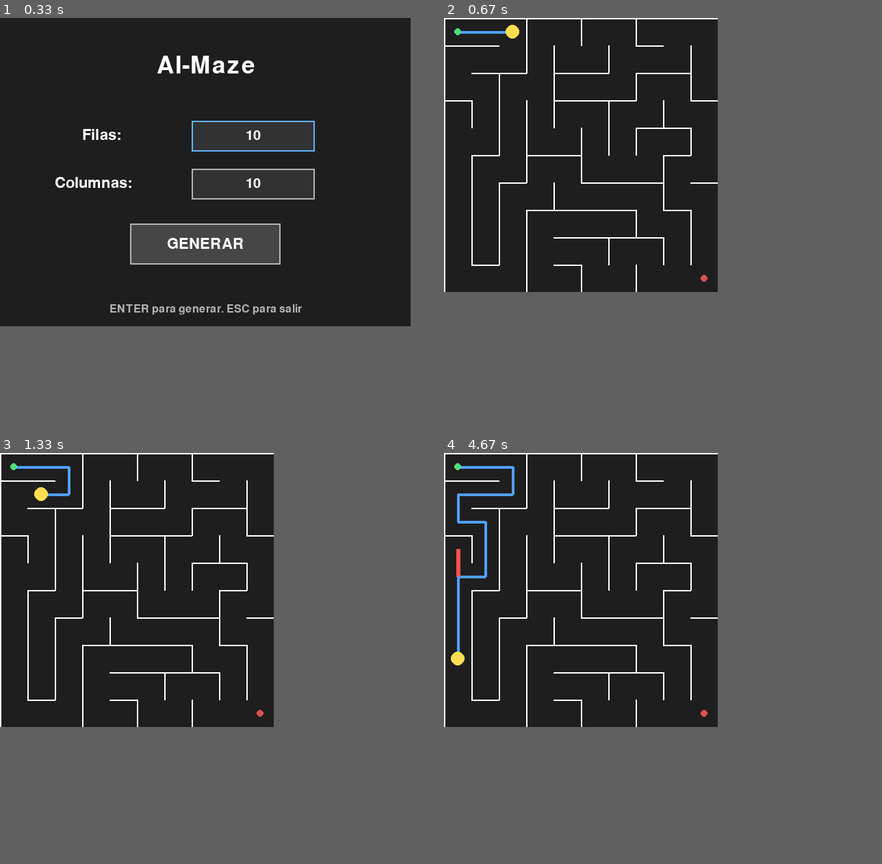
Above: before the commit, frames 1-4 (two rows, left to right).
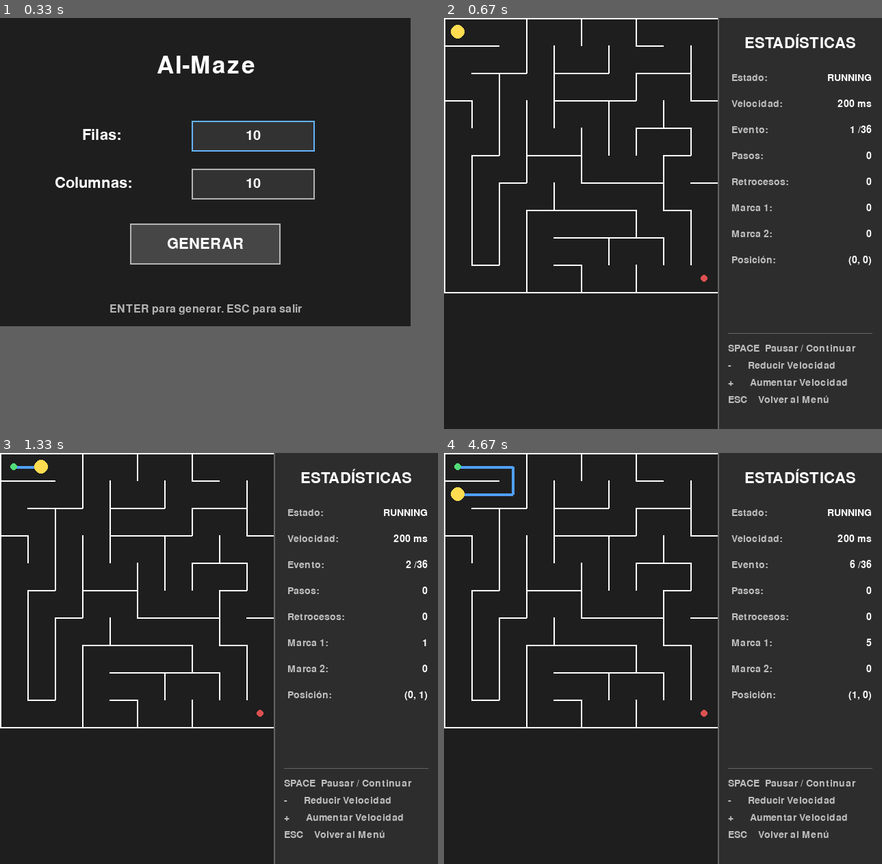
Above: after the commit, the same moments.

Repository: Gontzaa86/ai-maze
Game: pygame game, started from main.py
Two runs of this game, one before a commit and one after it. Both use one fixed random seed, a clock stepped at 60 frames per second and the inputs below.
Inputs:
- Up to frame 1 (0.33 s): no input
- Up to frame 2 (0.67 s): tap Enter at 0.33 s
- Up to frame 3 (1.33 s): tap Space at 0.67, 1.07 s
- Up to frame 4 (4.67 s): tap Space at 1.37, 1.62, 1.95, 2.25, 2.45, 2.75, 3.02, 3.35, 3.65, 3.78, 4.18, 4.48 s; tap - at 2.03, 3.43 s; tap + at 2.53, 3.87 s
In our replay, in frame 2 the window is 400x400 before the commit and 640x600 after it. These sizes can differ from the game's own. Grey fills any space a smaller window leaves; there, only what the larger window draws over its background counts as a difference.

Frame 1 is identical in both runs. In frame 2, 3.0% of the frame differs, in the area x 0-98%, y 0-100%; in frame 3, 3.0%; in frame 4, 3.3%.

Commit message:
Enhance PygameMazeView with additional statistics display and control features; refactor initialization parameters for improved layout

Diff:
--- a/visualization/pygame_view.py
+++ b/visualization/pygame_view.py
@@ -8,15 +8,21 @@
     MAX_DELAY = 1000
     DELAY_STEP = 50
 
-    def __init__(self, maze: Maze, result:SolveResult, cell_size: int = 40, event_delay: int = 100):
+    PANEL_WIDTH = 240 # Panel lateral de estadísticas.
+    MIN_WINDOW_HEIGHT = 600
+
+    def __init__(self, maze: Maze, result:SolveResult, cell_size: int = 40, event_delay: int = 200):
         self.maze = maze
         self.result = result
 
         self.cell_size = cell_size
         self.event_delay = event_delay
 
-        self.width = maze.cols * cell_size
-        self.height = maze.rows * cell_size
+        self.maze_width = maze.cols * cell_size
+        self.maze_height = maze.rows * cell_size
+
+        self.width = (self.maze_width + self.PANEL_WIDTH)
+        self.height = max(self.maze_height, self.MIN_WINDOW_HEIGHT)
 
         self.screen = pygame.display.set_mode(
             (self.width, self.height)
@@ -26,6 +32,10 @@
 
         self.clock = pygame.time.Clock()
 
+        self.font = pygame.font.Font(None, 26)
+        self.small_font = pygame.font.Font(None, 21)
+        self.title_font = pygame.font.Font(None, 32)
+
         # Estado de la animación
         self.current_position = None
 
@@ -37,6 +47,9 @@
 
         self.finished = False
         self.paused = False
+
+        self.moves = 0
+        self.backtracks = 0
 
     def run(self):
         running = True
@@ -44,7 +57,7 @@
         while running:
             for event in pygame.event.get():
                 if event.type == pygame.QUIT:
-                    running = False
+                    return "quit"
 
                 if event.type == pygame.KEYDOWN:
                     if event.key == pygame.K_ESCAPE:
@@ -126,11 +139,140 @@
     def draw(self):
         self.screen.fill((30, 30, 30))
 
+        self._draw_maze()
+        self._draw_panel()
+
+    def _draw_maze(self):
         self._draw_edges()
         self._draw_walls()
         self._draw_start()
         self._draw_end()
         self._draw_agent()
+
+    def _draw_panel(self):
+        panel_x = self.maze_width
+
+        pygame.draw.rect(
+            self.screen,
+            (45, 45, 45),
+            (panel_x, 0, self.PANEL_WIDTH, self.height)
+        )
+
+        pygame.draw.line(
+            self.screen,
+            (100, 100, 100),
+            (panel_x, 0),
+            (panel_x, self.height),
+            2
+        )
+
+        self._draw_panel_title(panel_x)
+        self._draw_statistics(panel_x)
+        self._draw_controls(panel_x)
+
+    def _draw_panel_title(self, panel_x: int):
+        text = self.title_font.render(
+            "ESTADÍSTICAS",
+            True, (255, 255, 255)
+        )
+
+        rect = text.get_rect(
+            center = (panel_x + self.PANEL_WIDTH // 2, 35)
+        )
+
+        self.screen.blit(text, rect)
+
+    def _draw_statistics(self, panel_x: int):
+        x = panel_x + 20
+        y = 80
+
+        status = self._get_status()
+
+        self._draw_stat("Estado:", status, x, y)
+
+        y += 38
+
+        self._draw_stat("Velocidad:",
+                        f"{self.event_delay} ms",
+                        x, y)
+
+        y += 38
+
+        self._draw_stat("Evento:",
+                       (
+                           f"{self.event_index} /"
+                           f"{len(self.result.events)}"
+                       ), x, y)
+
+        y += 38
+
+        self._draw_stat("Pasos:", str(self.moves), x, y)
+
+        y += 38
+
+        self._draw_stat("Retrocesos:", str(self.backtracks), x, y)
+
+        y += 38
+
+        mark_1 = sum(1 for mark in self.edge_marks.values() if mark == 1)
+        self._draw_stat("Marca 1:", str(mark_1), x, y)
+
+        y += 38
+
+        mark_2 = sum(1 for mark in self.edge_marks.values() if mark == 2)
+        self._draw_stat("Marca 2:", str(mark_2), x, y)
+
+        y += 38
+
+        position = self.current_position
+        if position is None:
+            position_text = "-"
+        else:
+            position_text = str(position)
+
+        self._draw_stat("Posición:", position_text, x, y)
+
+    def _draw_stat(self, label: str, value: str, x: int, y: int):
+        label_text = self.small_font.render(label, True, (190, 190, 190))
+
+        value_text = self.small_font.render(value, True, (255, 255, 255))
+
+        self.screen.blit(label_text, (x, y))
+
+        value_rect = value_text.get_rect(right=self.width - 15, top=y)
+
+        self.screen.blit(value_text, value_rect)
+
+    def _draw_controls(self, panel_x: int):
+        y = self.height - 125
+
+        pygame.draw.line(
+            self.screen,
+            (100, 100, 100),
+            (panel_x + 15, y - 15),
+            (self.width - 15, y - 15),
+            1
+        )
+
+        controls = [
+            "SPACE  Pausar / Continuar",
+            "-      Reducir Velocidad",
+            "+      Aumentar Velocidad",
+            "ESC    Volver al Menú"
+        ]
+
+        for control in controls:
+            text = self.small_font.render(control, True, (190, 190, 190))
+
+            self.screen.blit(text, (panel_x + 15, y))
+
+            y += 25
+
+    def _get_status(self) -> str:
+        if self.finished: return "SOLVED"
+        if self.paused: return "PAUSED"
+
+        return "RUNNING"
 
     def _draw_walls(self):
         for row in range(self.maze.rows):
